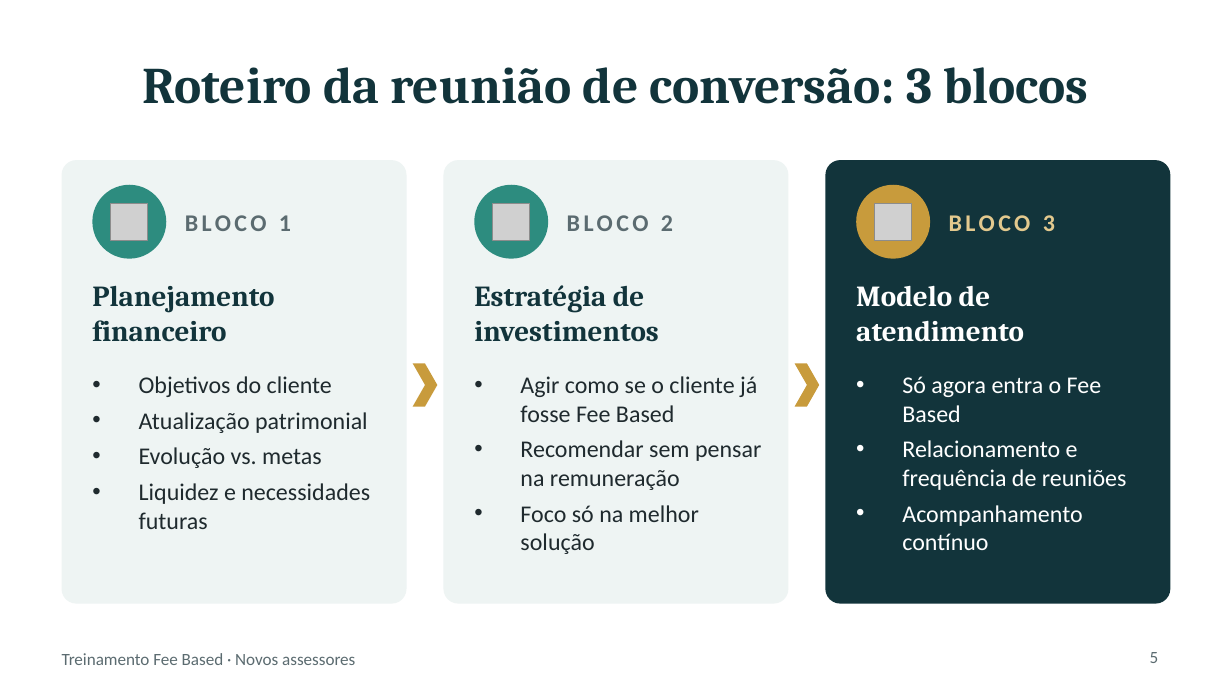
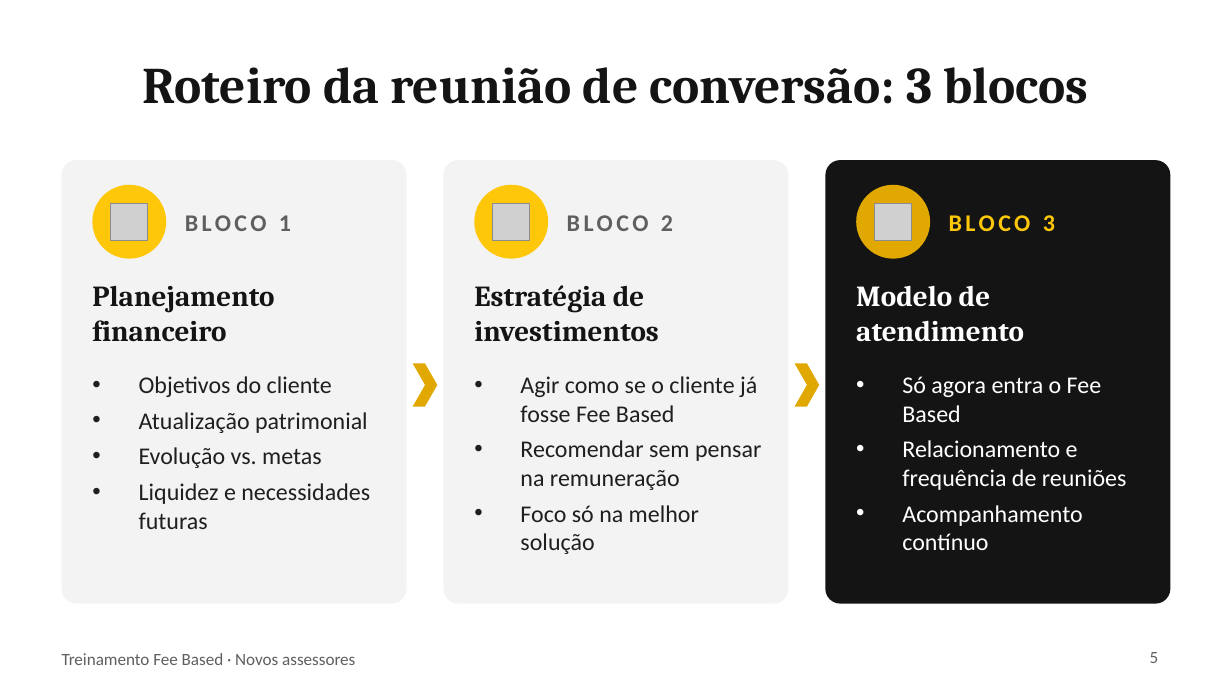
Before and after one commit to lcarloscalfat1998-eng/Mensagens, a slide deck: slide 5 of treinamentos/fee-based/Treinamento_Fee_Based_Novos_Assessores.pptx. Drawn at 1232x693 pixels with LibreOffice and Linux fonts; fonts in the diff are those of the drawing; grey boxes stand for pictures. Boxes give left, top, right and bottom in pixels: in the first picture for what was removed or moved away, otherwise in the second. Text is boxed around its words. In the diff, an @@ line names an element or a change of style, - is before the commit and + after.

```diff
--- a/treinamentos/fee-based/Treinamento_Fee_Based_Novos_Assessores.pptx
+++ b/treinamentos/fee-based/Treinamento_Fee_Based_Novos_Assessores.pptx
@@ rounded rectangle at [62,160,407,604]: fill #EEF4F3 to #F3F3F3 @@
@@ rounded rectangle at [444,160,788,604]: fill #EEF4F3 to #F3F3F3 @@
@@ rounded rectangle at [825,160,1170,604]: fill #12343B to #141414 @@
@@ ellipse at [92,185,166,259]: fill #2D8C7F to #FFC709 @@
@@ ellipse at [474,185,548,259]: fill #2D8C7F to #FFC709 @@
@@ fill #C89B3C to #E0A800 in 3 elements at [413,363,437,407], [795,363,819,407], [856,185,930,259] @@
@@ text "BLOCO 3" at [949,215,1055,231]: text colour #E3C98E to #FFC709 @@
@@ text colour #12343B to #141414 in 3 elements at [143,67,1089,104], [92,285,274,342], [474,285,659,342] @@
@@ text "Objetivos do cliente" at [139,376,370,529]: text colour #1F2A2E to #1F1F1F @@
@@ text "Agir como se o cliente ..." at [520,376,761,554]: text colour #1F2A2E to #1F1F1F @@
@@ text colour #5B6B70 to #5F5F5F in 4 elements at [185,215,291,231], [567,215,673,231], [1150,652,1159,663], [62,653,355,665] @@
```
Also in this commit, not shown: 9 other slides changed, 1 other file.
